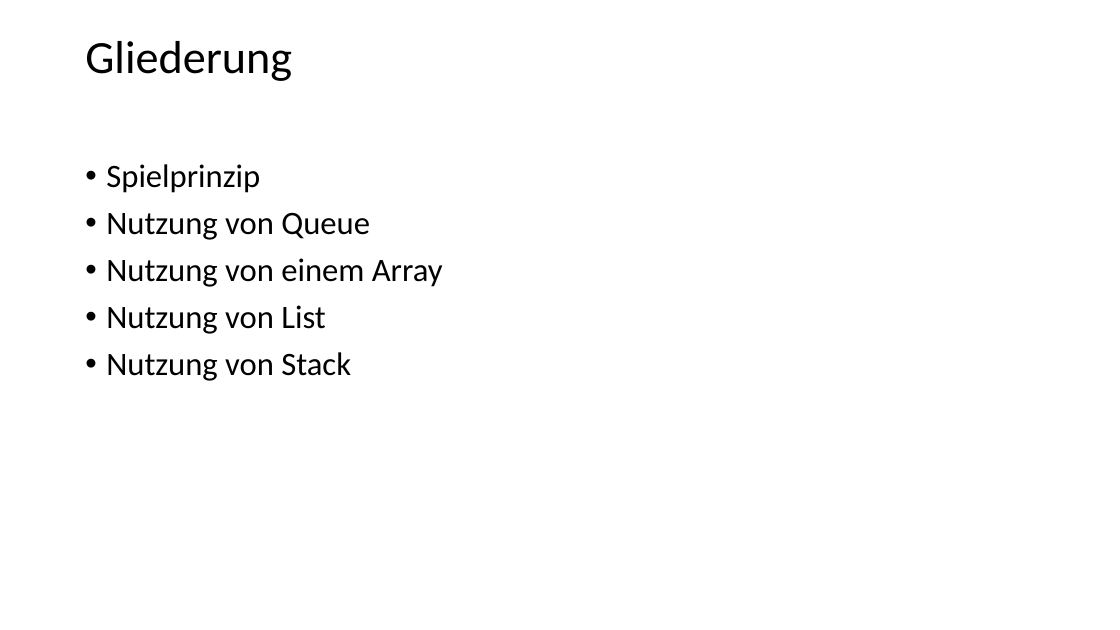
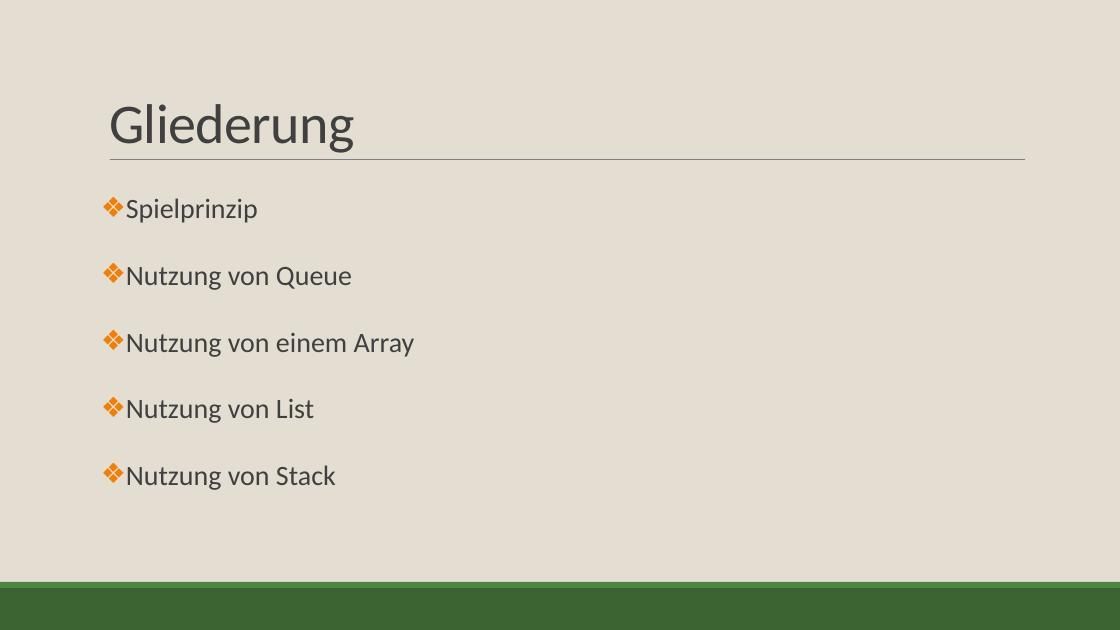
Before and after one commit to DerOfficer/ProjectUnknown, a slide deck: slide 2 of Documents/PräsentationProjectUnknown.pptx. Drawn at 1120x630 pixels with LibreOffice and Linux fonts; fonts in the diff are those of the drawing. Boxes give left, top, right and bottom in pixels: in the first picture for what was removed or moved away, otherwise in the second. Text is boxed around its words. In the diff, an @@ line names an element or a change of style, - is before the commit and + after.

```diff
--- a/Documents/PräsentationProjectUnknown.pptx
+++ b/Documents/PräsentationProjectUnknown.pptx
@@ background #FFFFFF to #E3DED1 @@
@@ title "Gliederung" moved from (x1=85, y1=41, x2=292, y2=81) to (x1=109, y1=104, x2=354, y2=153) @@
@@ title "Gliederung" at (x1=109, y1=104, x2=354, y2=153): size 39.6 to 48 pt, text colour #000000 to #404040, letter spacing 0 to -0.5 pt; line spacing 0.9 to 0.85; vertical alignment middle to bottom @@
@@ text "Spielprinzip" moved from (x1=106, y1=164, x2=443, y2=381) to (x1=126, y1=198, x2=415, y2=490) @@
@@ text "Spielprinzip" at (x1=126, y1=198, x2=415, y2=490): size 28 to 24 pt, text colour #000000 to #404040; bullet • to ❖; line spacing 0.9 to 1.5; more space between paragraphs @@
@@ line added from (110, 160) to (1026, 160), #808080 0.5 pt @@
@@ rectangle added at (x1=0, y1=588, x2=1120, y2=630), fill #3B6432 @@
@@ rectangle added at (x1=0, y1=582, x2=1120, y2=588), fill #4E8542 @@
```
Also in this commit, not shown: 3 other slides changed, 1 slide added, 1 slide removed.
